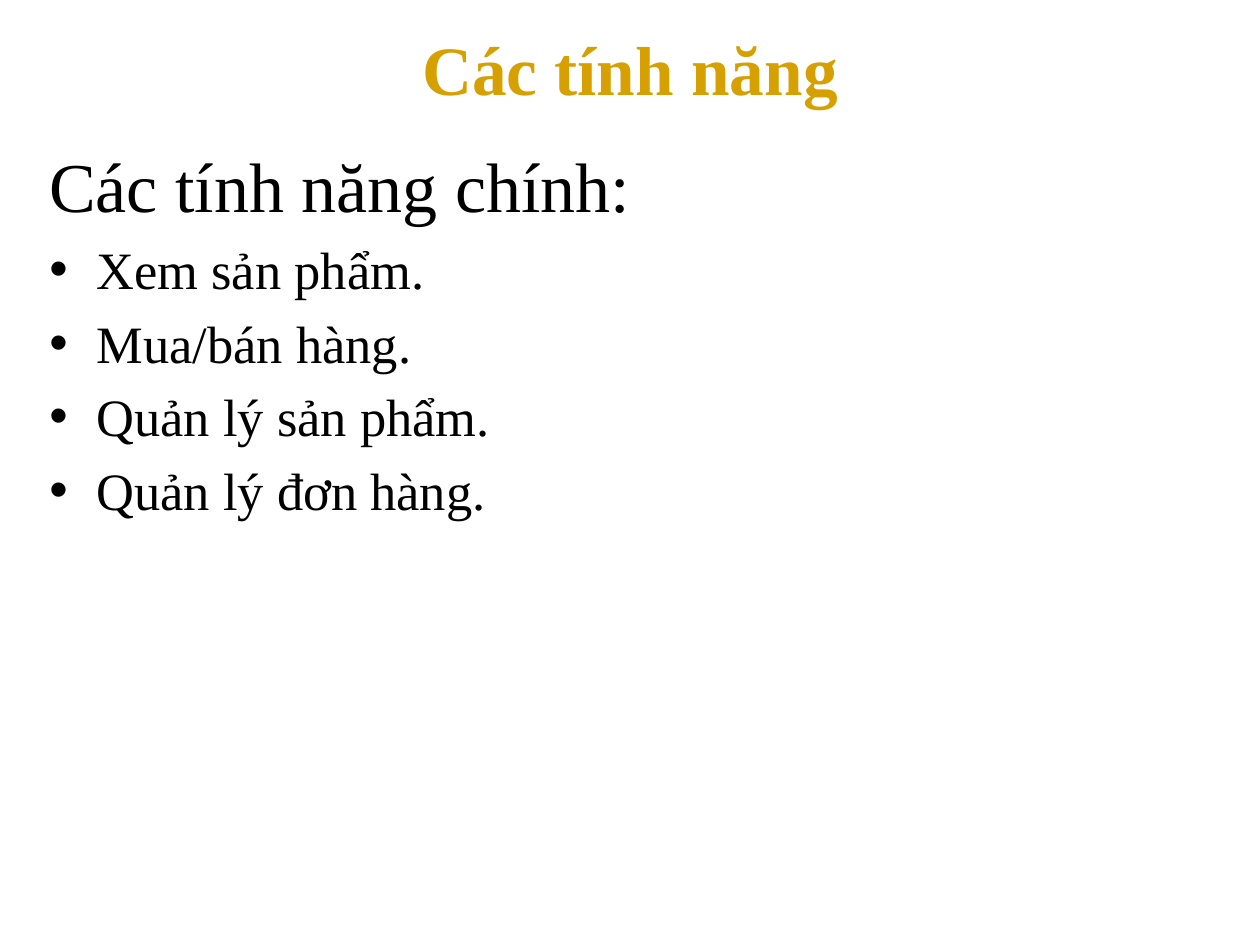
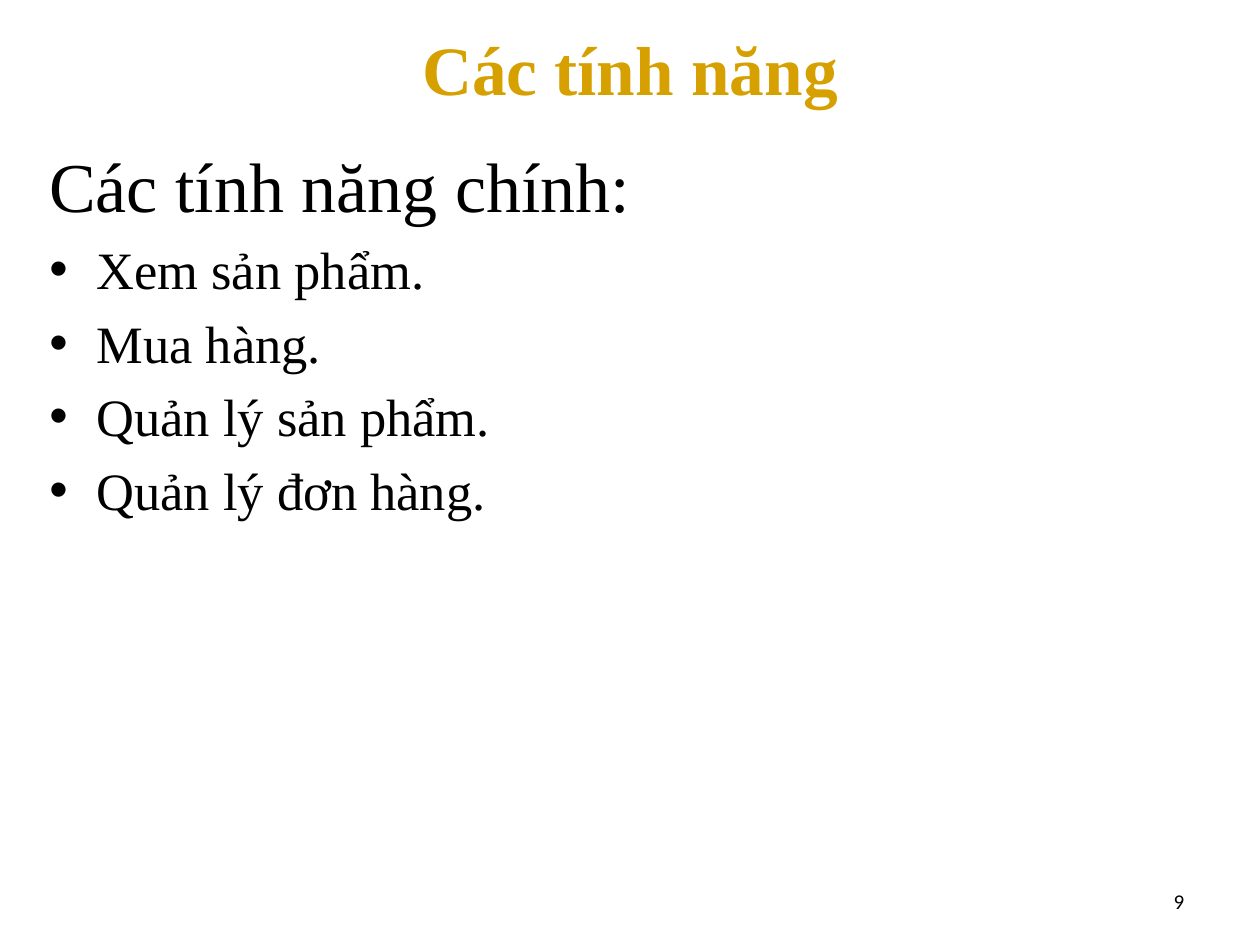
Before and after one commit to anhempk1250/TLCN-CuaHangTinHoc, a slide deck: slide 10 of TLCN.pptx (slide 8 before the commit). Drawn at 1260x945 pixels with LibreOffice and Linux fonts; fonts in the diff are those of the drawing; background and template pictures are left out. Boxes give left, top, right and bottom in pixels: in the first picture for what was removed or moved away, otherwise in the second. Text is boxed around its words. In the diff, an @@ line names an element or a change of style, - is before the commit and + after.

```diff
--- a/TLCN.pptx
+++ b/TLCN.pptx
@@ text at (x1=97, y1=326, x2=321, y2=374): text changed @@
-• Mua/bán hàng.
+• Mua hàng.
@@ page number added at (x1=1174, y1=895, x2=1185, y2=909), 12 pt, text #000000 @@
+9
```
Also in this commit, not shown: 8 other slides changed, 3 slides added, 2 slides removed.
